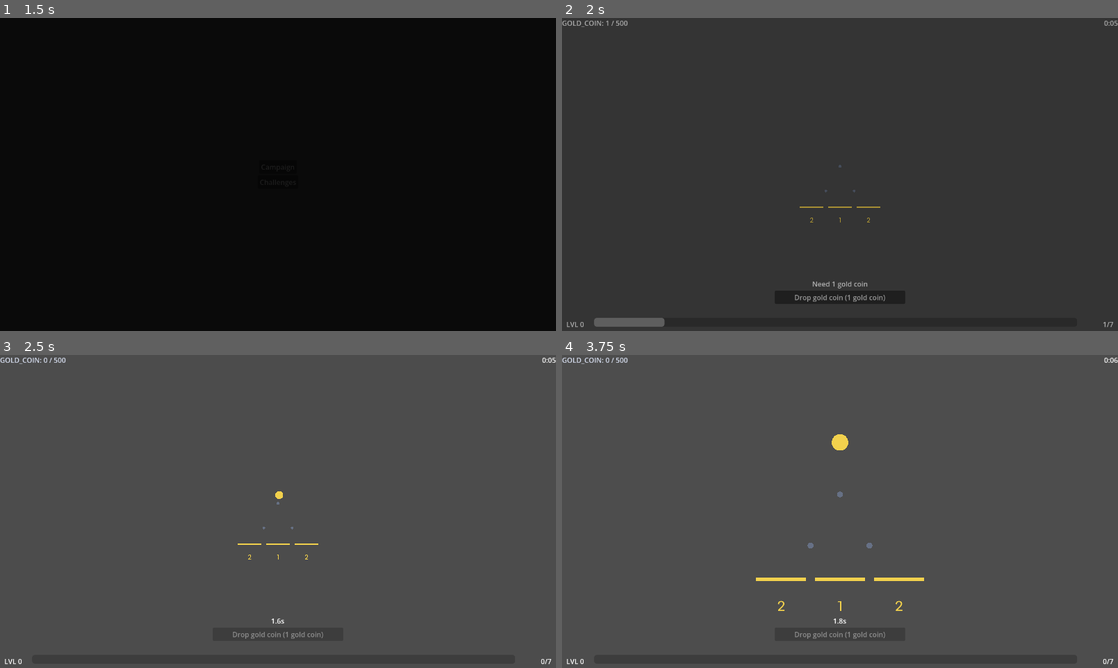
Above: before the commit, frames 1-4 (two rows, left to right).
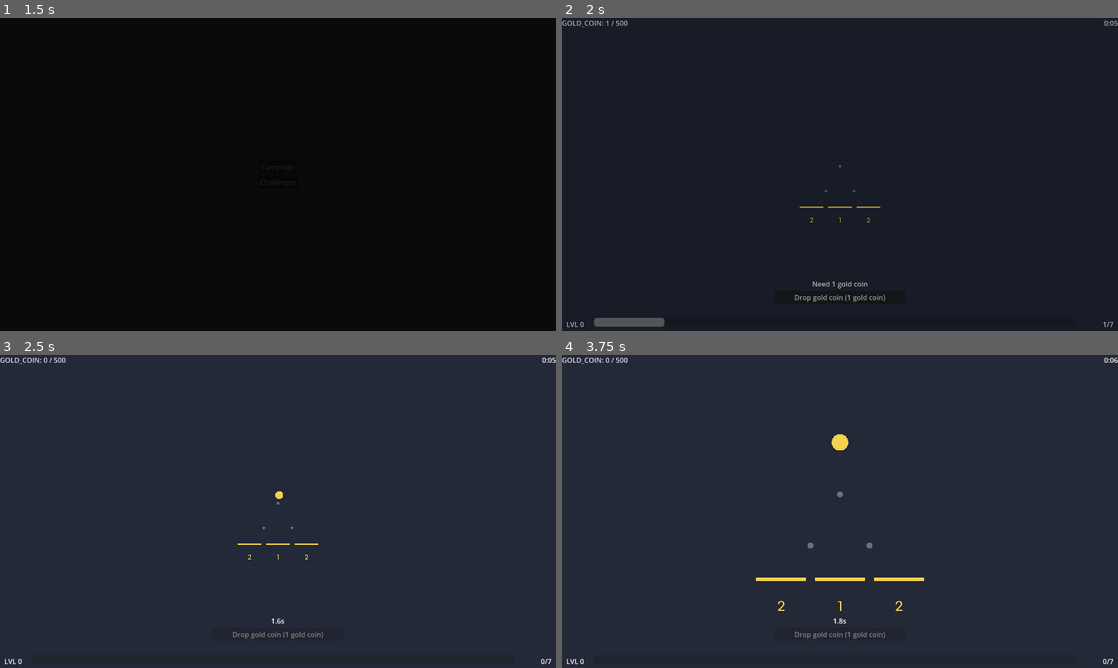
Above: after the commit, the same moments.

Repository: kjbrown-sandbox/pleenko
Game: Godot game, scene res://entities/main_menu/main_menu.tscn
Same seed, same stepped clock (60 frames per second), same inputs: the game is played once before the commit and once after it.
Inputs (mouse positions are in pixels of both pictures, inside the frame that each line leads up to):
- Up to frame 1 (1.5 s): click "Campaign" at 0.5 s; click "Campaign" at 1.25 s
- Up to frame 2 (2 s): no input
- Up to frame 3 (2.5 s): tap Enter at 2 s; move the mouse to (400, 495) at 2.02 s; hold Right (board_right) from 2.03 s (still down); hold Space (drop_coin) from 2.03 s (still down); click (400, 495) at 2.17 s
- Up to frame 4 (3.75 s): tap R (reset_game) at 2.75 s; move the mouse to (728, 527) at 2.77 s; release Right (board_right) at 2.78 s; release Space (drop_coin) at 2.78 s; hold Left (board_left) 2.78-3.5 s; tap 1 (drop_unrefined) at 2.85 s; click "Drop gold coin (1 gold coin)" at 3.5 s

Frame 1 is identical in both runs. In frame 2, 96% of the frame differs, in the area x 0-100%, y 0-100%; in frame 3, 100%; in frame 4, 99%.

Commit message:
Add environment and default colors

Diff:
--- a/entities/main/main.gd
+++ b/entities/main/main.gd
@@ -7,6 +7,7 @@
 @onready var game_timer: Label = $CanvasLayer/GameTimer
 
 func _ready() -> void:
+	_setup_environment()
 	board_manager.setup(camera)
 	coin_values.setup(board_manager)
 
@@ -14,6 +15,26 @@
 		_setup_challenge()
 	else:
 		_setup_normal()
+
+
+func _setup_environment() -> void:
+	var t: VisualTheme = ThemeProvider.theme
+	var env := Environment.new()
+	env.background_mode = Environment.BG_COLOR
+	env.background_color = t.background_color
+	env.ambient_light_source = Environment.AMBIENT_SOURCE_COLOR
+	env.ambient_light_color = t.ambient_light_color
+	env.ambient_light_energy = t.ambient_light_energy
+	var env_node := WorldEnvironment.new()
+	env_node.environment = env
+	add_child(env_node)
+
+	if not t.unshaded:
+		var light := DirectionalLight3D.new()
+		light.light_color = t.directional_light_color
+		light.light_energy = t.directional_light_energy
+		light.rotation_degrees = t.directional_light_angle
+		add_child(light)
 
 
 func _setup_normal() -> void:
--- a/style_lab/presets/cool_slate.tres
+++ b/style_lab/presets/cool_slate.tres
@@ -20,6 +20,9 @@
 red_dark = Color(0.5, 0.1, 0.08, 1)
 red_normal = Color(0.9, 0.25, 0.2, 1)
 red_light = Color(1, 0.5, 0.45, 1)
+background_source = 1
+ambient_light_source = 2
+directional_light_source = 3
 ambient_light_energy = 0.3
 directional_light_energy = 1.0
 directional_light_angle = Vector3(-40, -30, 0)
--- a/style_lab/presets/warm_dark_halo.tres
+++ b/style_lab/presets/warm_dark_halo.tres
@@ -24,6 +24,14 @@
 red_dark = Color(0.5, 0.1, 0.08, 1)
 red_normal = Color(0.9, 0.25, 0.2, 1)
 red_light = Color(1.0, 0.5, 0.45, 1)
+
+background_source = 1
+ambient_light_source = 2
+directional_light_source = 3
+peg_color_source = 3
+high_multiplier_source = 14
+normal_text_source = 5
+at_cap_text_source = 14
 
 ambient_light_energy = 0.3
 directional_light_energy = 1.0
--- a/style_lab/presets/warm_minimal.tres
+++ b/style_lab/presets/warm_minimal.tres
@@ -4,3 +4,30 @@
 
 [resource]
 script = ExtResource("1_vt")
+
+bg_shade_1 = Color(0.15, 0.13, 0.10, 1)
+bg_shade_2 = Color(0.28, 0.25, 0.20, 1)
+bg_shade_3 = Color(0.48, 0.44, 0.38, 1)
+bg_shade_4 = Color(0.68, 0.64, 0.58, 1)
+bg_shade_5 = Color(0.88, 0.85, 0.80, 1)
+bg_shade_6 = Color(0.96, 0.95, 0.92, 1)
+
+gold_dark = Color(0.55, 0.45, 0.10, 1)
+gold_normal = Color(0.85, 0.75, 0.25, 1)
+gold_light = Color(1.0, 0.94, 0.55, 1)
+
+orange_dark = Color(0.55, 0.25, 0.12, 1)
+orange_normal = Color(0.85, 0.45, 0.3, 1)
+orange_light = Color(1.0, 0.7, 0.55, 1)
+
+red_dark = Color(0.4, 0.08, 0.1, 1)
+red_normal = Color(0.7, 0.2, 0.25, 1)
+red_light = Color(1.0, 0.45, 0.45, 1)
+
+background_source = 5
+ambient_light_source = 4
+directional_light_source = 5
+peg_color_source = 3
+high_multiplier_source = 14
+normal_text_source = 0
+at_cap_text_source = 14
